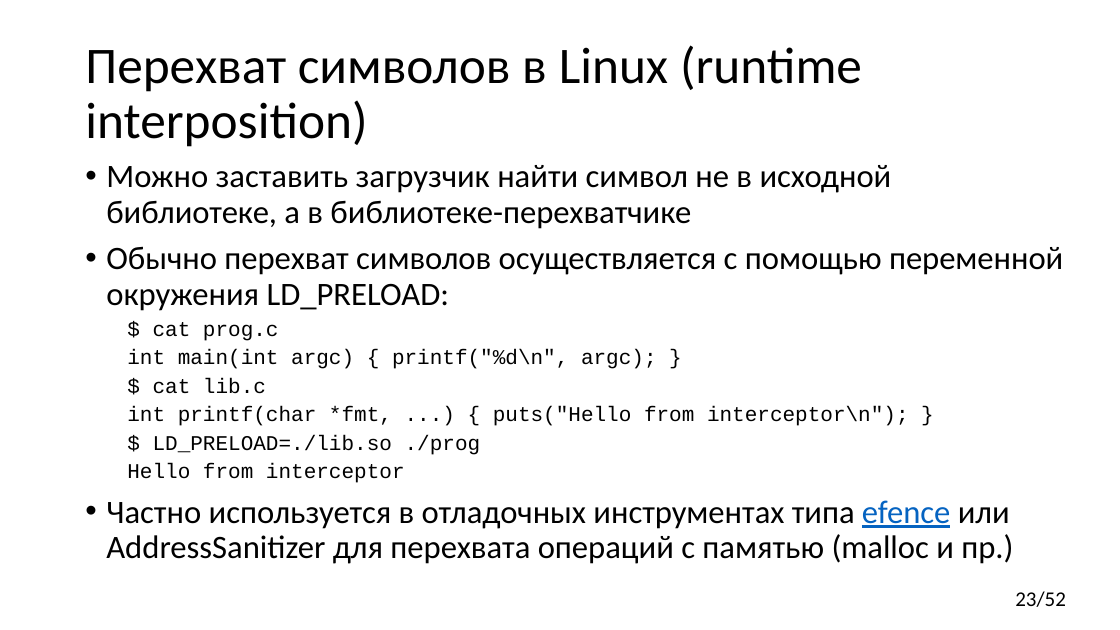
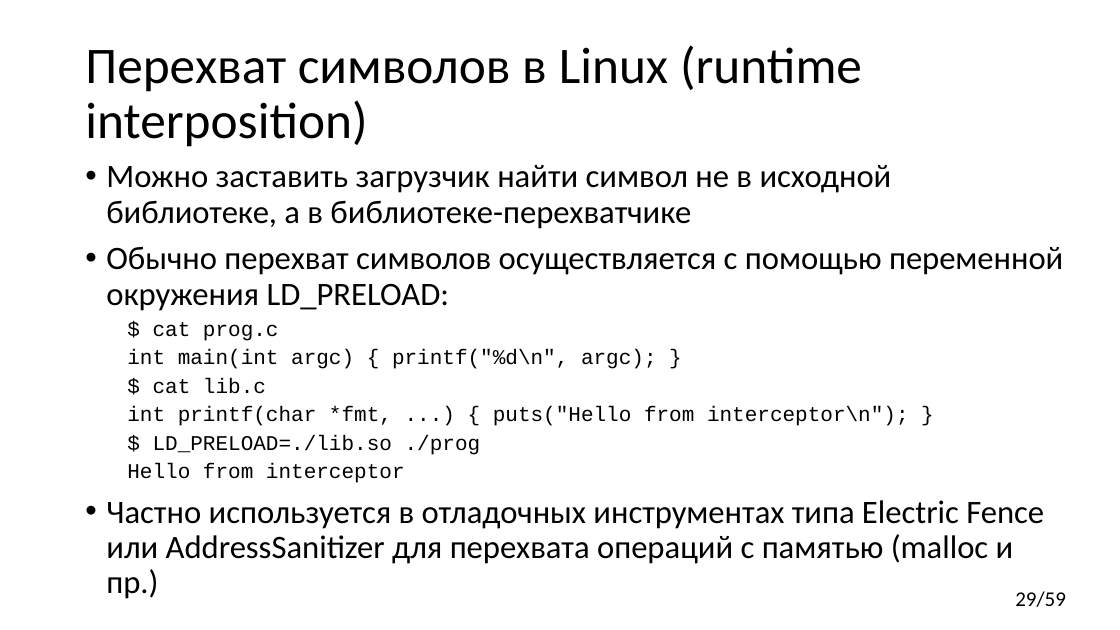
Before and after one commit to yugr/CppRussia, a slide deck: slide 29 of 2024/RU.pptx (slide 23 before the commit). Drawn at 1120x630 pixels with LibreOffice and Linux fonts; fonts in the diff are those of the drawing. Boxes give left, top, right and bottom in pixels: in the first picture for what was removed or moved away, otherwise in the second. Text is boxed around its words. In the diff, an @@ line names an element or a change of style, - is before the commit and + after.

```diff
--- a/2024/RU.pptx
+++ b/2024/RU.pptx
@@ text at (x1=106, y1=500, x2=1044, y2=599): text changed @@
-• Частно используется в отладочных инструментах типа efence или AddressSanitizer для перехвата операций с памятью (malloc и пр.)
+• Частно используется в отладочных инструментах типа Electric Fence или AddressSanitizer для перехвата операций с памятью (malloc и пр.)
@@ page number at (x1=1015, y1=591, x2=1066, y2=607): text changed @@
-23/52
+29/59
```
Also in this commit, not shown: 17 other slides changed, 7 slides added, 1 slide removed.
